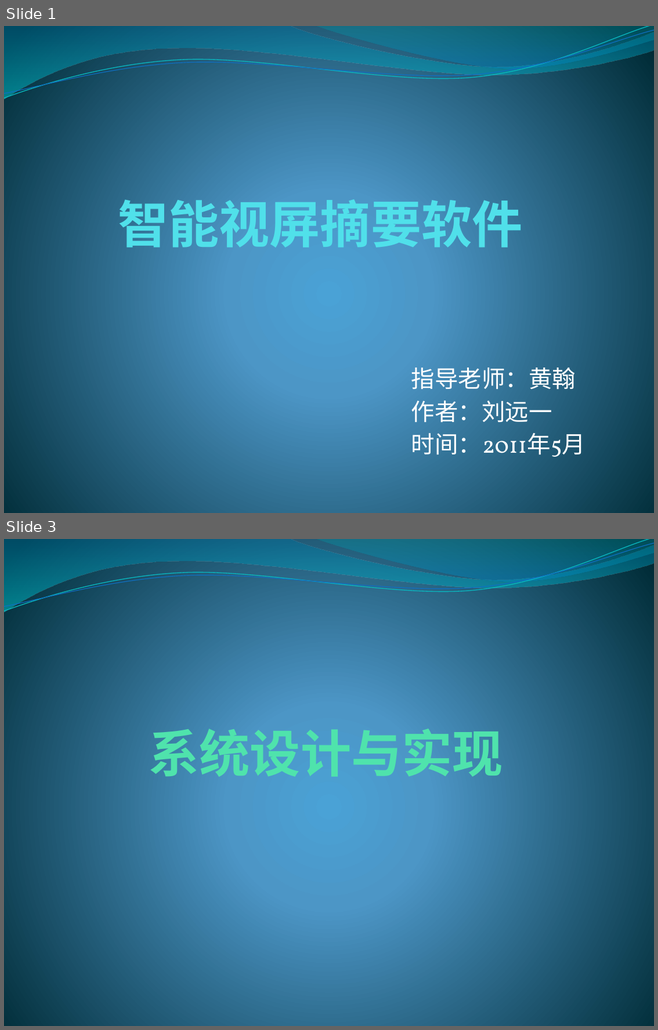
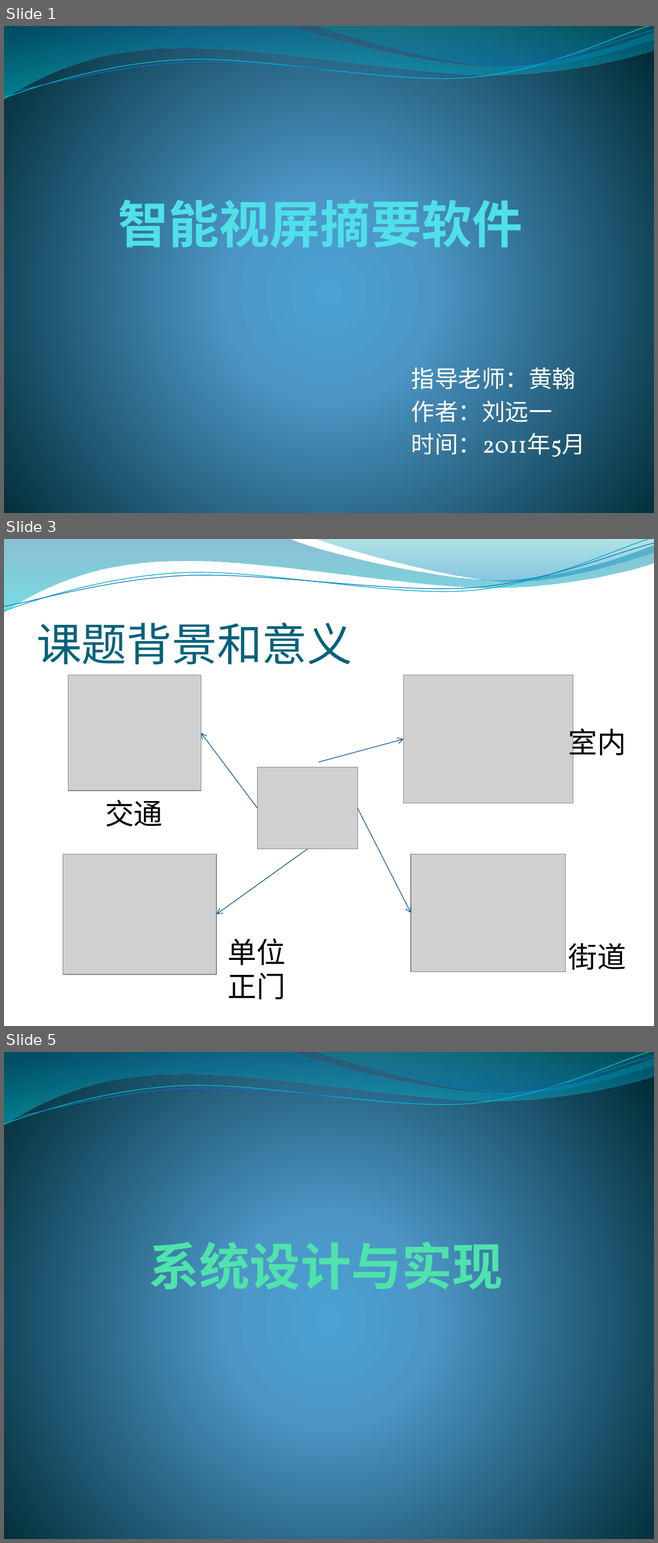
Before and after one commit to ronnyMakhuddin/motion-detect-tiqu, a slide deck: 文档管理/其他文档/智能视屏摘要系统演示.pptx. Shown one above the other, each under a label of ours: slides 1 and 3 before the commit, slides 1, 3 and 5 after it; the slides between them are not shown. The pictures are 658x1030 and 658x1543 pixels, drawn with LibreOffice and Linux fonts; fonts in the diff are those of the drawing; grey boxes stand for pictures; background and template pictures are left out. Boxes give left, top, right and bottom in pixels: in the first picture for what was removed or moved away, otherwise in the second. Text is boxed around its words. In the diff, an @@ line names an element or a change of style, - is before the commit and + after.

```diff
--- a/文档管理/其他文档/智能视屏摘要系统演示.pptx
+++ b/文档管理/其他文档/智能视屏摘要系统演示.pptx
@@ slide 3 added at (x1=4, y1=539, x2=654, y2=1026), background picture (left out); not listed: 4 template elements that a slide beside it also shows @@
@@ title added at (x1=36, y1=623, x2=352, y2=665), 50 pt, text #04617B @@
+课题背景和意义
@@ picture added at (x1=68, y1=675, x2=201, y2=791) @@
@@ picture added at (x1=404, y1=675, x2=573, y2=803) @@
@@ text added at (x1=568, y1=724, x2=626, y2=761), 32 pt, text #000000 @@
+室内
@@ arrow added from (257, 808) to (201, 733), #095295 0.75 pt @@
@@ arrow added from (318, 762) to (404, 739), #095295 0.75 pt @@
@@ picture added at (x1=257, y1=767, x2=357, y2=849) @@
@@ text added at (x1=105, y1=800, x2=163, y2=827), 32 pt, text #000000 @@
+交通
@@ arrow added from (357, 808) to (411, 913), #095295 0.75 pt @@
@@ arrow added from (307, 849) to (216, 914), #095295 0.75 pt @@
@@ picture added at (x1=63, y1=854, x2=216, y2=974) @@
@@ picture added at (x1=411, y1=854, x2=565, y2=972) @@
@@ text added at (x1=228, y1=939, x2=286, y2=1000), 32 pt, text #000000 @@
+单位正门
@@ text added at (x1=568, y1=943, x2=626, y2=970), 32 pt, text #000000 @@
+街道
@@ what was slide 3 is now slide 5 @@
```
Also in this commit, not shown: 2 slides changed, 1 other slide added.
